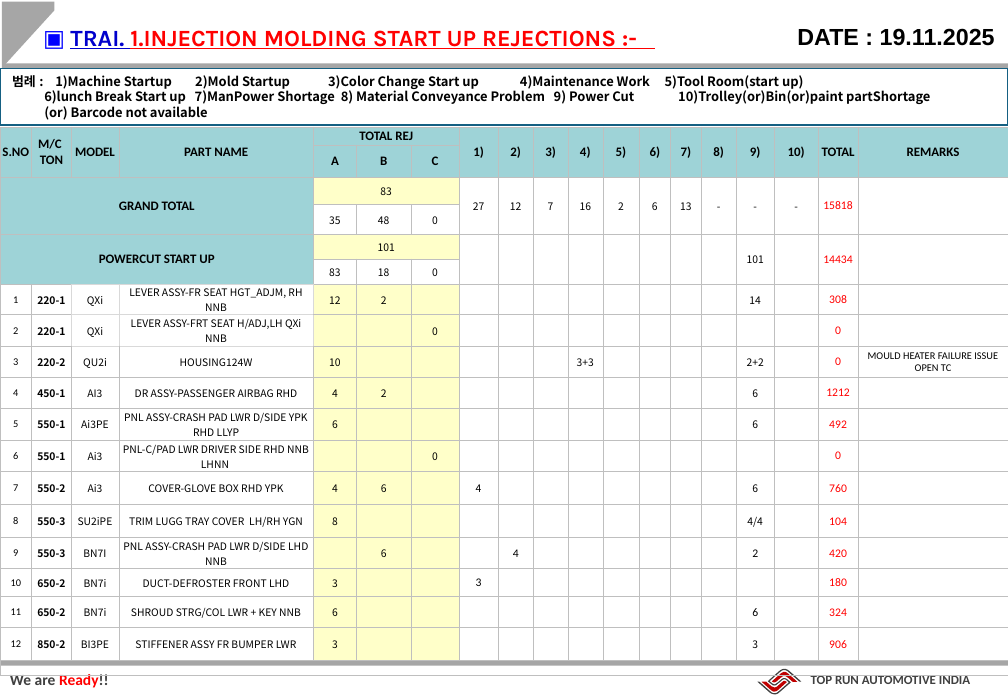
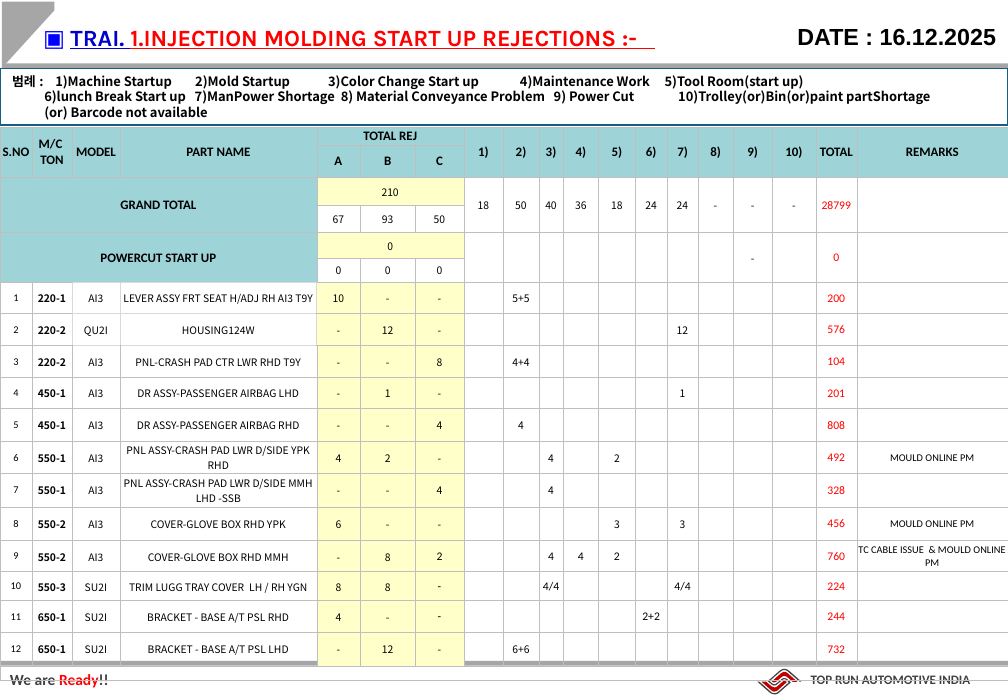
Before and after one commit to Dhamo2005/TOPRUN, a slide deck: slide 1 of Date.pptx. Drawn at 1008x698 pixels with LibreOffice and Linux fonts; fonts in the diff are those of the drawing; background and template pictures are left out. Boxes give left, top, right and bottom in pixels: in the first picture for what was removed or moved away, otherwise in the second. Text is boxed around its words. In the diff, an @@ line names an element or a change of style, - is before the commit and + after.

```diff
--- a/Date.pptx
+++ b/Date.pptx
@@ text at box(797, 28, 996, 46): text changed @@
-DATE : 19.11.2025
+DATE : 16.12.2025
@@ table at box(0, 127, 1008, 672) @@
-row 3: GRAND TOTAL |  |  |  | 83 |  |  | 27 | 12 | 7 | 16 | 2 | 6 | 13 | - | - | - | 15818 | 
+row 3: GRAND TOTAL |  |  |  | 210 |  |  | 18 | 50 | 40 | 36 | 18 | 24 | 24 | - | - | - | 28799 | 
-row 4:  |  |  |  | 35 | 48 | 0 |  |  |  |  |  |  |  |  |  |  |  | 
+row 4:  |  |  |  | 67 | 93 | 50 |  |  |  |  |  |  |  |  |  |  |  | 
-row 5: POWERCUT START UP |  |  |  | 101 |  |  |  |  |  |  |  |  |  |  | 101 |  | 14434 | 
+row 5: POWERCUT START UP |  |  |  | 0 |  |  |  |  |  |  |  |  |  |  | - |  | 0 | 
-row 6, column 5: 83
+row 6, column 5: 0
-row 6, column 6: 18
+row 6, column 6: 0
-row 7: 1 | 220-1 | QXi | LEVER ASSY-FR SEAT HGT_ADJM, RH NNB | 12 | 2 |  |  |  |  |  |  |  |  |  | 14 |  | 308 | 
+row 7: 1 | 220-1 | AI3 | LEVER ASSY FRT SEAT H/ADJ RH AI3 T9Y | 10 | - | - |  | 5+5 |  |  |  |  |  |  |  |  | 200 | 
-row 8: 2 | 220-1 | QXi | LEVER ASSY-FRT SEAT H/ADJ,LH QXi NNB |  |  | 0 |  |  |  |  |  |  |  |  |  |  | 0 | 
+row 8: 2 | 220-2 | QU2I | HOUSING124W | - | 12 | - |  |  |  |  |  |  | 12 |  |  |  | 576 | 
-row 9: 3 | 220-2 | QU2i | HOUSING124W | 10 |  |  |  |  |  | 3+3 |  |  |  |  | 2+2 |  | 0 | MOULD HEATER FAILURE ISSUE OPEN TC
+row 9: 3 | 220-2 | AI3 | PNL-CRASH PAD CTR LWR RHD T9Y | - | - | 8 |  | 4+4 |  |  |  |  |  |  |  |  | 104 | 
-row 10: 4 | 450-1 | AI3 | DR ASSY-PASSENGER AIRBAG RHD | 4 | 2 |  |  |  |  |  |  |  |  |  | 6 |  | 1212 | 
+row 10: 4 | 450-1 | AI3 | DR ASSY-PASSENGER AIRBAG LHD | - | 1 | - |  |  |  |  |  |  | 1 |  |  |  | 201 | 
-row 11: 5 | 550-1 | Ai3PE | PNL ASSY-CRASH PAD LWR D/SIDE YPK RHD LLYP | 6 |  |  |  |  |  |  |  |  |  |  | 6 |  | 492 | 
+row 11: 5 | 450-1 | AI3 | DR ASSY-PASSENGER AIRBAG RHD | - | - | 4 |  | 4 |  |  |  |  |  |  |  |  | 808 | 
-row 12: 6 | 550-1 | Ai3 | PNL-C/PAD LWR DRIVER SIDE RHD NNB LHNN |  |  | 0 |  |  |  |  |  |  |  |  |  |  | 0 | 
+row 12: 6 | 550-1 | AI3 | PNL ASSY-CRASH PAD LWR D/SIDE YPK RHD | 4 | 2 | - |  |  | 4 |  | 2 |  |  |  |  |  | 492 | MOULD ONLINE PM
-row 13: 7 | 550-2 | Ai3 | COVER-GLOVE BOX RHD YPK | 4 | 6 |  | 4 |  |  |  |  |  |  |  | 6 |  | 760 | 
+row 13: 7 | 550-1 | AI3 | PNL ASSY-CRASH PAD LWR D/SIDE MMH LHD -SSB | - | - | 4 |  |  | 4 |  |  |  |  |  |  |  | 328 | 
-row 14: 8 | 550-3 | SU2iPE | TRIM LUGG TRAY COVER LH/RH YGN | 8 |  |  |  |  |  |  |  |  |  |  | 4/4 |  | 104 | 
+row 14: 8 | 550-2 | AI3 | COVER-GLOVE BOX RHD YPK | 6 | - | - |  |  |  |  | 3 |  | 3 |  |  |  | 456 | MOULD ONLINE PM
-row 15: 9 | 550-3 | BN7I | PNL ASSY-CRASH PAD LWR D/SIDE LHD NNB |  | 6 |  |  | 4 |  |  |  |  |  |  | 2 |  | 420 | 
+row 15: 9 | 550-2 | AI3 | COVER-GLOVE BOX RHD MMH | - | 8 | 2 |  |  | 4 | 4 | 2 |  |  |  |  |  | 760 | TC CABLE ISSUE & MOULD ONLINE PM
-row 16: 10 | 650-2 | BN7i | DUCT-DEFROSTER FRONT LHD | 3 |  |  | 3 |  |  |  |  |  |  |  |  |  | 180 | 
+row 16: 10 | 550-3 | SU2I | TRIM LUGG TRAY COVER LH / RH YGN | 8 | 8 | - |  |  | 4/4 |  |  |  | 4/4 |  |  |  | 224 | 
-row 17: 11 | 650-2 | BN7i | SHROUD STRG/COL LWR + KEY NNB | 6 |  |  |  |  |  |  |  |  |  |  | 6 |  | 324 | 
+row 17: 11 | 650-1 | SU2I | BRACKET - BASE A/T PSL RHD | 4 | - | - |  |  |  |  |  | 2+2 |  |  |  |  | 244 | 
-row 18: 12 | 850-2 | BI3PE | STIFFENER ASSY FR BUMPER LWR | 3 |  |  |  |  |  |  |  |  |  |  | 3 |  | 906 | 
+row 18: 12 | 650-1 | SU2I | BRACKET - BASE A/T PSL LHD | - | 12 | - |  | 6+6 |  |  |  |  |  |  |  |  | 732 | 
```
Also in this commit, not shown: 7 other slides changed, 1 slide added.
